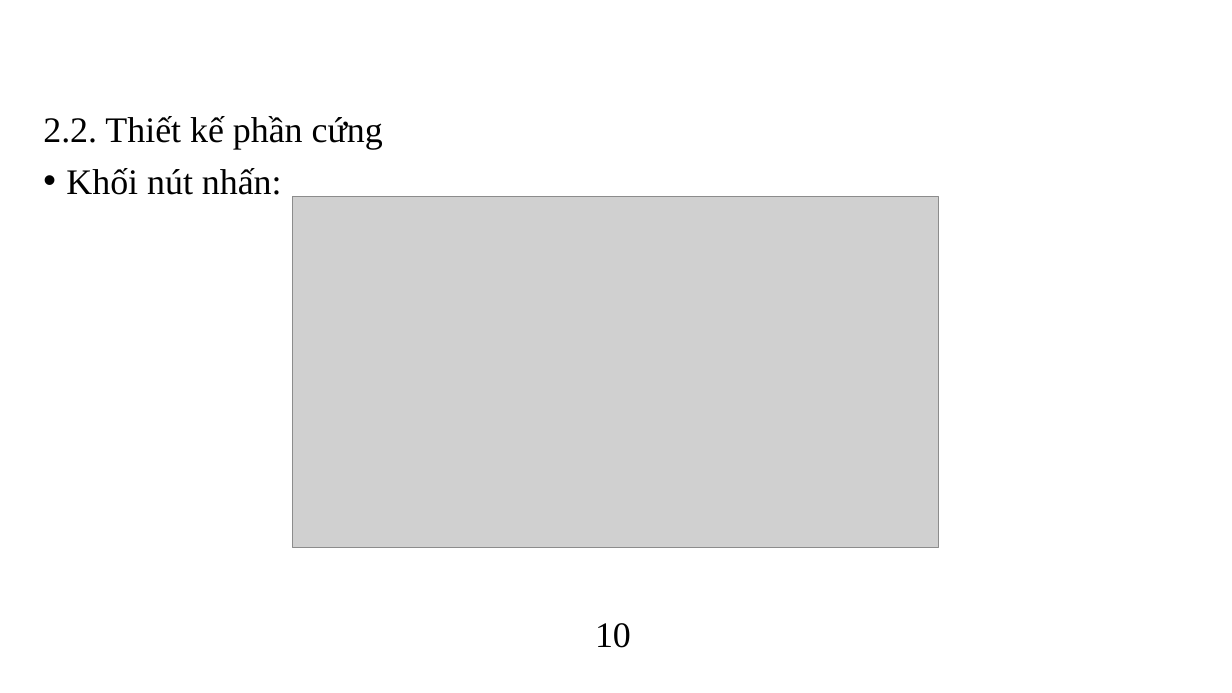
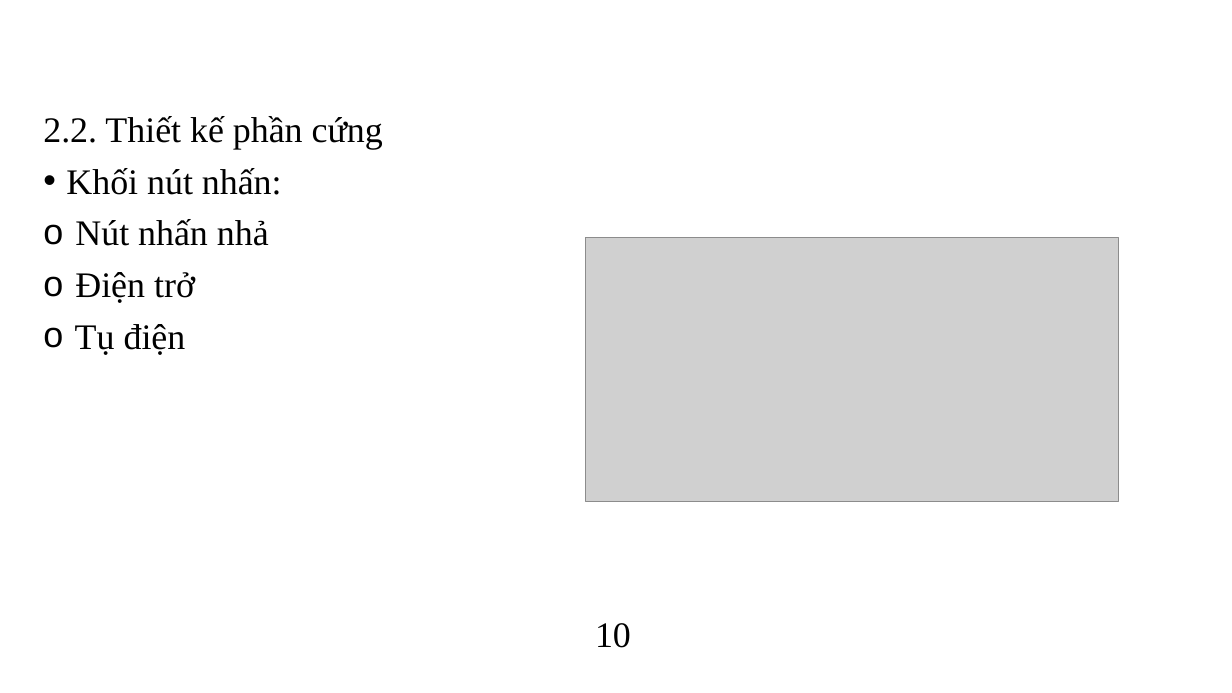
Before and after one commit to kurooroo/DATN, a slide deck: slide 13 of documents/Slide Đồ án tốt nghiệp_Nguyễn Tuấn Anh.pptx. Drawn at 1232x693 pixels with LibreOffice and Linux fonts; fonts in the diff are those of the drawing; grey boxes stand for pictures; background and template pictures are left out. Boxes give left, top, right and bottom in pixels: in the first picture for what was removed or moved away, otherwise in the second. Text is boxed around its words. In the diff, an @@ line names an element or a change of style, - is before the commit and + after.

```diff
--- a/documents/Slide Đồ án tốt nghiệp_Nguyễn Tuấn Anh.pptx
+++ b/documents/Slide Đồ án tốt nghiệp_Nguyễn Tuấn Anh.pptx
@@ picture removed at [293, 197, 939, 547] @@
@@ text at [75, 219, 269, 355]: paragraphs added @@
+o Nút nhấn nhả
+o Điện trở
+o Tụ điện
@@ picture added at [586, 238, 1118, 501] @@
```
Also in this commit, not shown: 11 other slides changed, 5 slides added, 44 other files.
